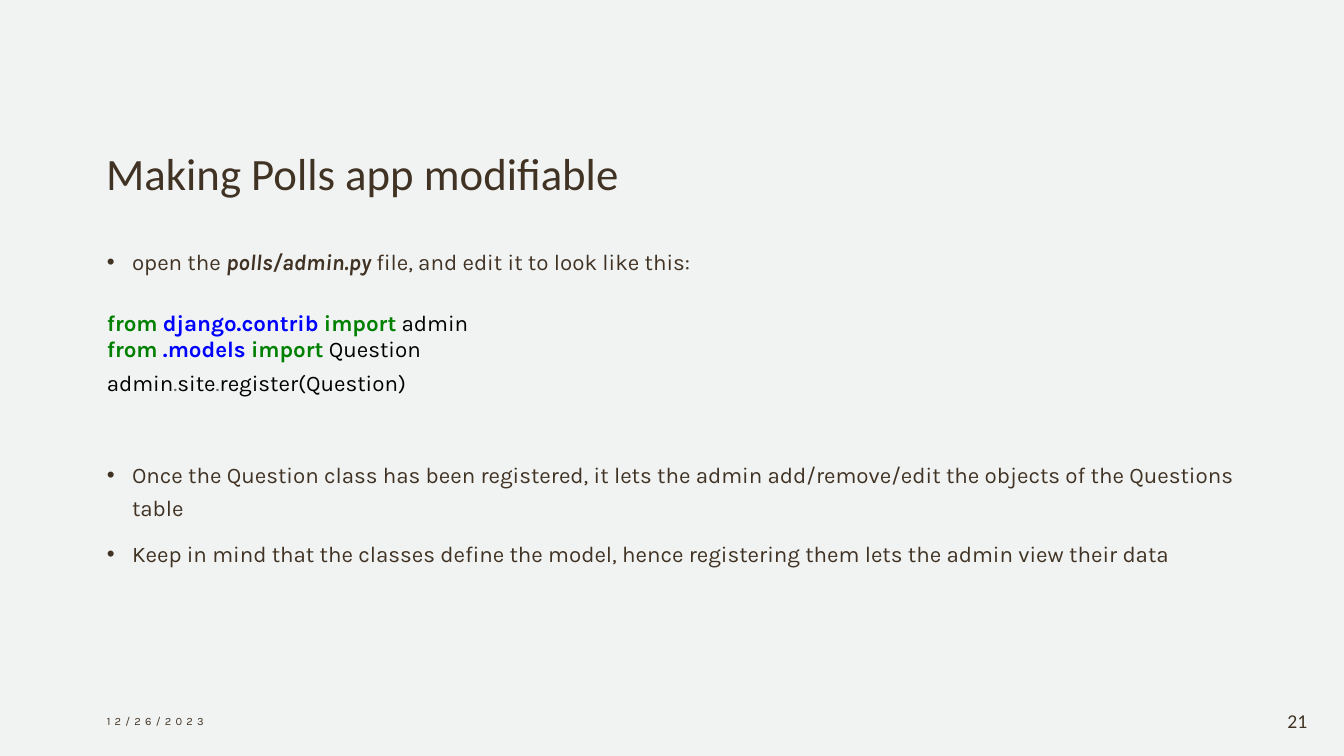
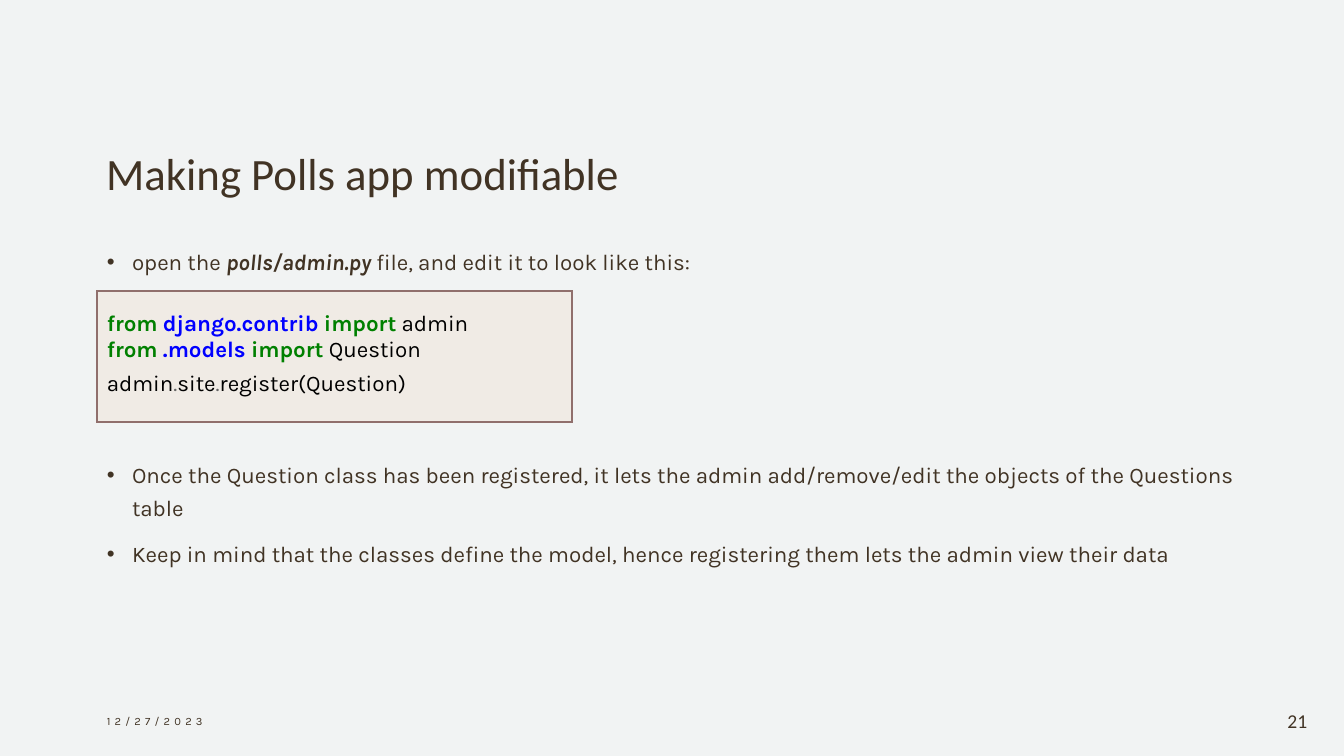
Before and after one commit to umairazfar/WAS, a slide deck: slide 21 of Lectures/Lecture04 - Views Models Templates.pptx. Drawn at 1344x756 pixels with LibreOffice and Linux fonts; fonts in the diff are those of the drawing. Boxes give left, top, right and bottom in pixels: in the first picture for what was removed or moved away, otherwise in the second. Text is boxed around its words. In the diff, an @@ line names an element or a change of style, - is before the commit and + after.

```diff
--- a/Lectures/Lecture04 - Views Models Templates.pptx
+++ b/Lectures/Lecture04 - Views Models Templates.pptx
@@ rectangle added at <box>97,291,573,422</box>, fill #F0EBE5, outline #91706C 1.5 pt @@
@@ text at <box>107,717,203,726</box>: text changed @@
-12/26/2023
+12/27/2023
```
Also in this commit, not shown: 17 other slides changed, 7 slides added.
